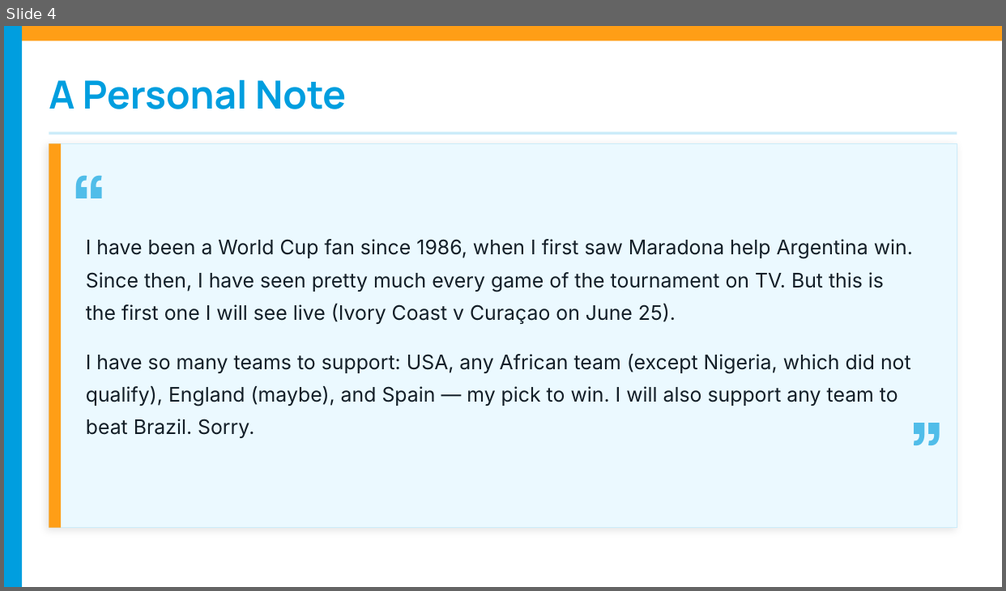
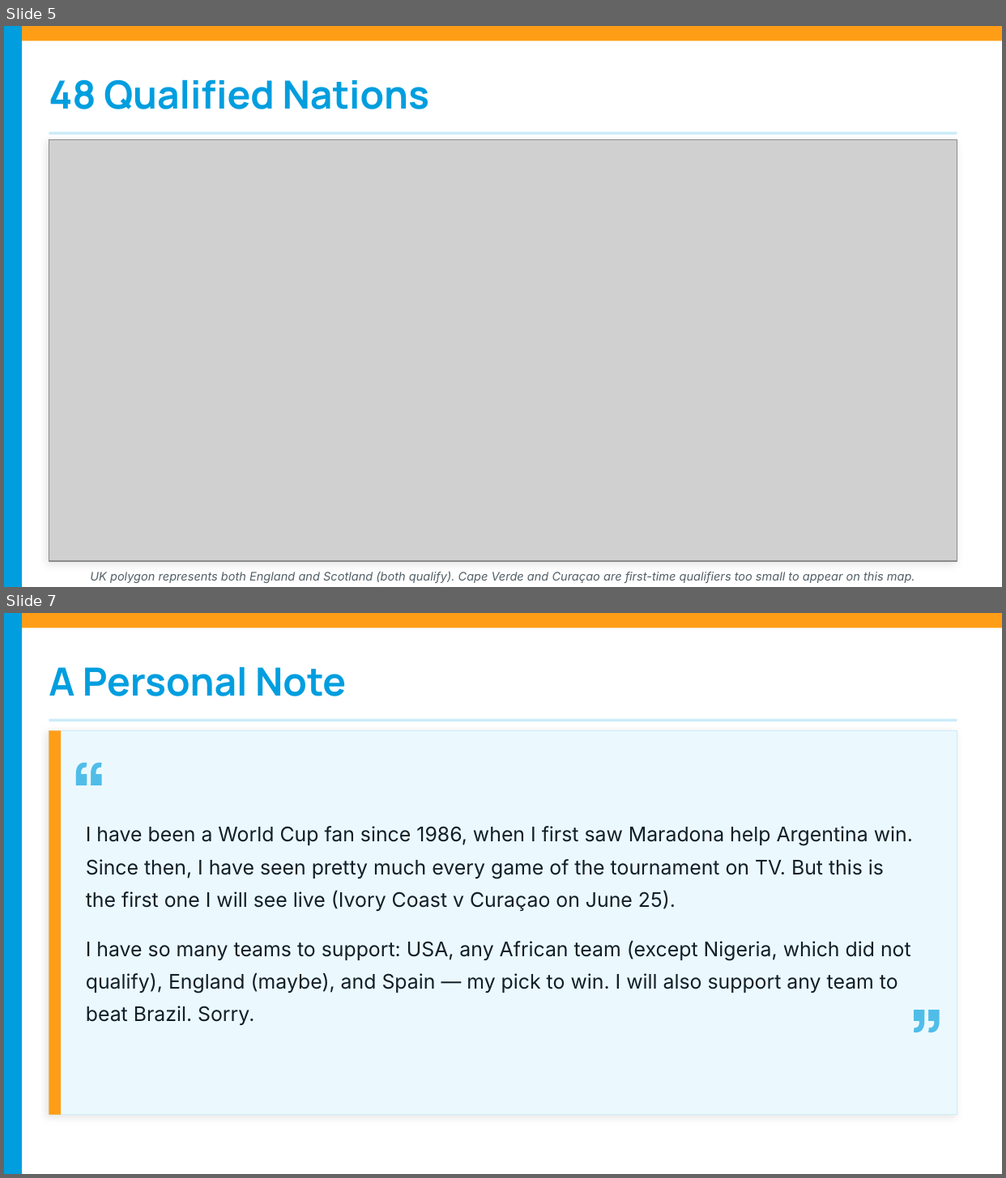
Before and after one commit to riteshwarade/wc26, a slide deck: WC2026_Pool_Intro.pptx. Shown one above the other, each under a label of ours: slide 4 before the commit, slides 5 and 7 after it; the slides between them are not shown. The pictures are 1006x591 and 1006x1178 pixels, drawn with LibreOffice and Linux fonts; fonts in the diff are those of the drawing; grey boxes stand for pictures. Boxes give left, top, right and bottom in pixels: in the first picture for what was removed or moved away, otherwise in the second. Text is boxed around its words. In the diff, an @@ line names an element or a change of style, - is before the commit and + after.

```diff
--- a/WC2026_Pool_Intro.pptx
+++ b/WC2026_Pool_Intro.pptx
@@ slide 5 added at [4, 26, 1002, 587], background #FFFFFF @@
@@ rectangle added at [4, 26, 1002, 41], fill #FF9E16 @@
@@ rectangle added at [4, 26, 22, 587], fill #009EDF @@
@@ text added at [49, 79, 430, 109], 28 pt, text #009EDF, bold @@
+48 Qualified Nations
@@ rectangle added at [49, 132, 957, 135], fill #CCECF9 @@
@@ rectangle added at [49, 139, 957, 561], fill #EEF4F8, outline #CCECF9 1 pt @@
@@ picture added at [49, 139, 957, 561] @@
@@ text added at [90, 572, 915, 583], 8.5 pt, text #525F66, italic @@
+UK polygon represents both England and Scotland (both qualify). Cape Verde and Curaçao are first-time qualifiers too small to appear on this map.
@@ what was slide 4 is now slide 7 @@
```
Also in this commit, not shown: 4 slides changed, 7 other slides added, 2 slides removed, 4 other files.
